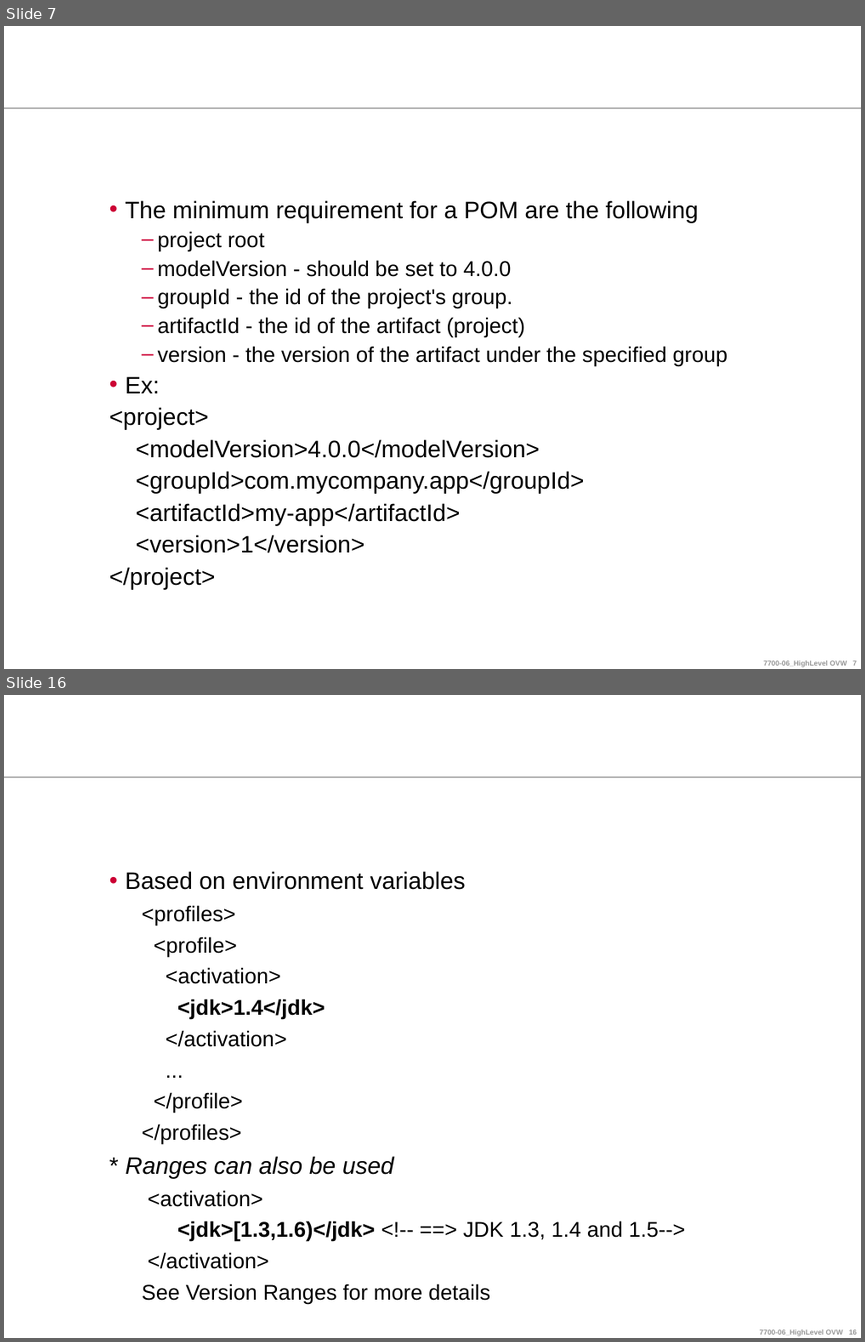
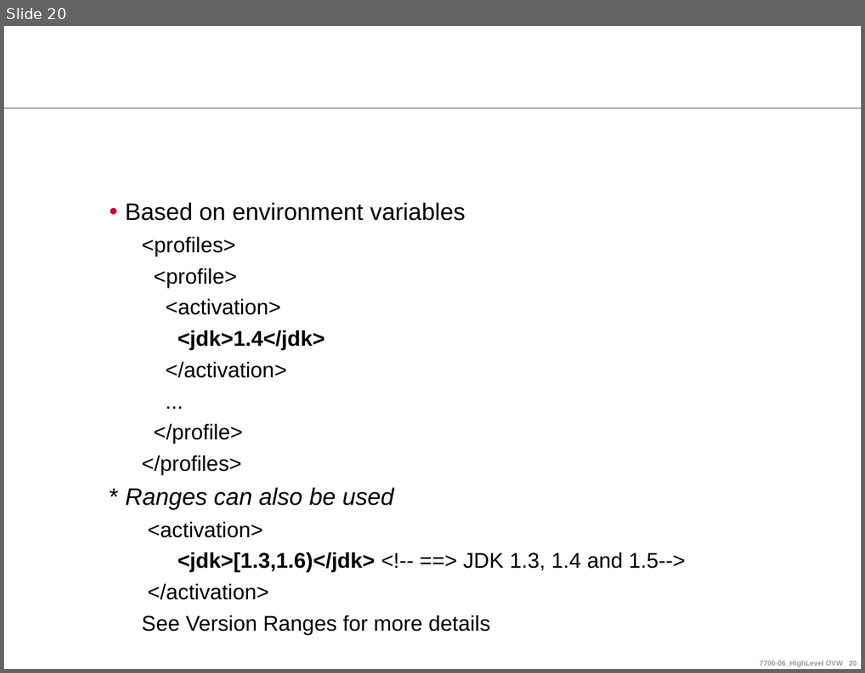
Before and after one commit to ndlongit/longnd-data, a slide deck: Document/Tutorial/[Presentation] Maven.ppt. Shown one above the other, each under a label of ours: slides 7 and 16 before the commit, slide 20 after it; the slides between them are not shown. The pictures are 865x1342 and 865x673 pixels, drawn with LibreOffice and Linux fonts; fonts in the diff are those of the drawing; background and template pictures are left out. Boxes give left, top, right and bottom in pixels: in the first picture for what was removed or moved away, otherwise in the second. Text is boxed around its words. In the diff, an @@ line names an element or a change of style, - is before the commit and + after.

```diff
--- a/Document/Tutorial/[Presentation] Maven.ppt
+++ b/Document/Tutorial/[Presentation] Maven.ppt
@@ slide 7 removed at (x1=4, y1=26, x2=861, y2=669), background #FFFFFF; not listed: 2 template elements that a slide beside it also shows @@
@@ text removed at (x1=109, y1=200, x2=727, y2=589) @@
-• The minimum requirement for a POM are the following
-  – project root
-  – modelVersion - should be set to 4.0.0
-  – groupId - the id of the project's group.
-  – artifactId - the id of the artifact (project)
-  – version - the version of the artifact under the specified group
-• Ex:
-<project>
-<modelVersion>4.0.0</modelVersion>
-<groupId>com.mycompany.app</groupId>
-<artifactId>my-app</artifactId>
-<version>1</version>
-</project>
@@ what was slide 16 is now slide 20 @@
```
Also in this commit, not shown: 12 slides changed, 11 slides added, 6 other slides removed, 1 other file.
